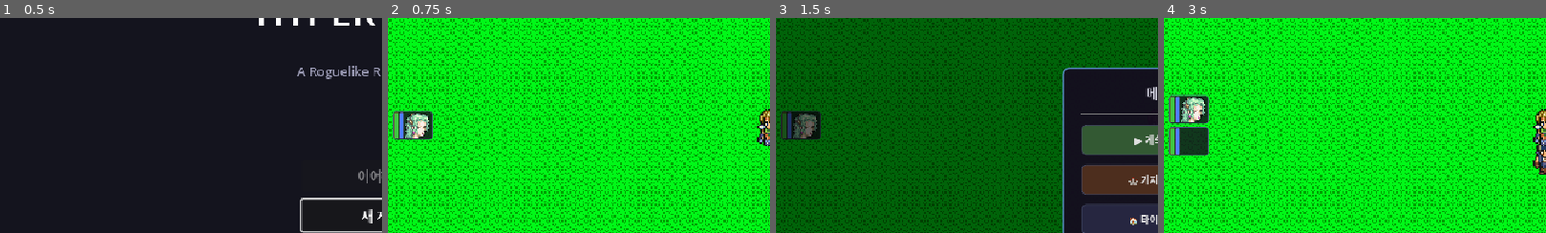
Above: before the commit, frames 1-4 (left to right).
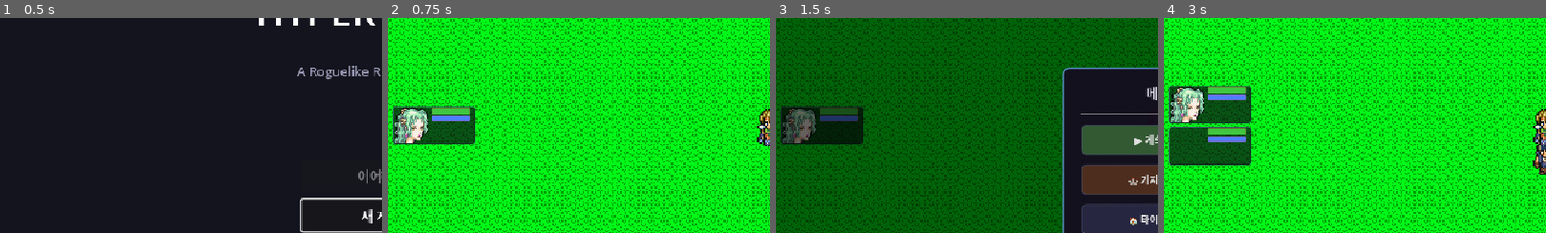
Above: after the commit, the same moments.

Repository: limmmmmmn/Appears-Appears
Game: Godot game, scene res://scenes/main/Main.tscn
Two runs of this game, one before a commit and one after it. Both use one fixed random seed, a clock stepped at 60 frames per second and the inputs below.
Inputs:
- Up to frame 1 (0.5 s): no input
- Up to frame 2 (0.75 s): click "새 게임" at 0.5 s
- Up to frame 3 (1.5 s): click "☰" at 1.25 s
- Up to frame 4 (3 s): click "🏰 철수" at 2 s; click "👤+ 영입" at 2.75 s
The pictures show only the part of the screen within x 0-50%, y 20-70%; the shares and areas given below are measured in that part.

Frame 1 is identical in both runs. In frame 2, 3.8% of the frame differs, in the area x 1-23%, y 40-60%; in frame 3, 3.3%; in frame 4, 7.3%, in the area x 1-23%, y 31-69%.

Commit message:
히어로카드 레이아웃 변경: 페이스칩 좌측 + 가로 HP/MP 바 우측 상단 정렬
- 페이스칩(44x44) 좌측, HP/MP 바 우측 가로배치
- 바를 페이스칩 상단에 맞춰 정렬 (size_flags_vertical = 0)
- HP 바 48x8, MP 바 48x6 (가로 방향, fill_mode 기본값)
- CardsContainer 너비 110px로 확장

https://claude.ai/code/session_01LzmX6vSTcWcWe1rR4SRP8n

Diff:
--- a/scenes/ui/BottomPartyCards.tscn
+++ b/scenes/ui/BottomPartyCards.tscn
@@ -17,7 +17,7 @@
 anchor_top = 0.25
 anchor_bottom = 0.65
 offset_left = 6.0
-offset_right = 56.0
+offset_right = 110.0
 grow_vertical = 2
 alignment = 1
 theme_override_constants/separation = 4
--- a/scenes/ui/HeroCard.tscn
+++ b/scenes/ui/HeroCard.tscn
@@ -7,19 +7,19 @@
 content_margin_top = 2.0
 content_margin_right = 2.0
 content_margin_bottom = 2.0
-bg_color = Color(0.08, 0.08, 0.12, 0.85)
+bg_color = Color(0.05, 0.05, 0.08, 0.7)
 border_width_left = 1
 border_width_top = 1
 border_width_right = 1
 border_width_bottom = 1
-border_color = Color(0.3, 0.35, 0.5, 0.7)
+border_color = Color(0.25, 0.3, 0.45, 0.5)
 corner_radius_top_left = 3
 corner_radius_top_right = 3
 corner_radius_bottom_left = 3
 corner_radius_bottom_right = 3
 
 [node name="HeroCard" type="Control"]
-custom_minimum_size = Vector2(0, 36)
+custom_minimum_size = Vector2(0, 48)
 mouse_filter = 2
 script = ExtResource("1_script")
 
@@ -35,13 +35,25 @@
 
 [node name="HBox" type="HBoxContainer" parent="Panel"]
 layout_mode = 2
+theme_override_constants/separation = 3
+
+[node name="FaceChip" type="TextureRect" parent="Panel/HBox"]
+unique_name_in_owner = true
+layout_mode = 2
+custom_minimum_size = Vector2(44, 44)
+expand_mode = 1
+stretch_mode = 5
+
+[node name="BarVBox" type="VBoxContainer" parent="Panel/HBox"]
+layout_mode = 2
+size_flags_vertical = 0
 theme_override_constants/separation = 2
 
-[node name="HPBarWrap" type="Control" parent="Panel/HBox"]
+[node name="HPBarWrap" type="Control" parent="Panel/HBox/BarVBox"]
 layout_mode = 2
-custom_minimum_size = Vector2(5, 32)
+custom_minimum_size = Vector2(48, 8)
 
-[node name="HPBarGhost" type="ProgressBar" parent="Panel/HBox/HPBarWrap"]
+[node name="HPBarGhost" type="ProgressBar" parent="Panel/HBox/BarVBox/HPBarWrap"]
 unique_name_in_owner = true
 layout_mode = 1
 anchors_preset = 15
@@ -51,10 +63,9 @@
 grow_vertical = 2
 max_value = 100.0
 value = 100.0
-fill_mode = 3
 show_percentage = false
 
-[node name="HPBar" type="ProgressBar" parent="Panel/HBox/HPBarWrap"]
+[node name="HPBar" type="ProgressBar" parent="Panel/HBox/BarVBox/HPBarWrap"]
 unique_name_in_owner = true
 layout_mode = 1
 anchors_preset = 15
@@ -64,14 +75,13 @@
 grow_vertical = 2
 max_value = 100.0
 value = 100.0
-fill_mode = 3
 show_percentage = false
 
-[node name="MPBarWrap" type="Control" parent="Panel/HBox"]
+[node name="MPBarWrap" type="Control" parent="Panel/HBox/BarVBox"]
 layout_mode = 2
-custom_minimum_size = Vector2(4, 32)
+custom_minimum_size = Vector2(48, 6)
 
-[node name="MPBarGhost" type="ProgressBar" parent="Panel/HBox/MPBarWrap"]
+[node name="MPBarGhost" type="ProgressBar" parent="Panel/HBox/BarVBox/MPBarWrap"]
 unique_name_in_owner = true
 layout_mode = 1
 anchors_preset = 15
@@ -81,10 +91,9 @@
 grow_vertical = 2
 max_value = 100.0
 value = 100.0
-fill_mode = 3
 show_percentage = false
 
-[node name="MPBar" type="ProgressBar" parent="Panel/HBox/MPBarWrap"]
+[node name="MPBar" type="ProgressBar" parent="Panel/HBox/BarVBox/MPBarWrap"]
 unique_name_in_owner = true
 layout_mode = 1
 anchors_preset = 15
@@ -94,12 +103,4 @@
 grow_vertical = 2
 max_value = 100.0
 value = 100.0
-fill_mode = 3
 show_percentage = false
-
-[node name="FaceChip" type="TextureRect" parent="Panel/HBox"]
-unique_name_in_owner = true
-layout_mode = 2
-custom_minimum_size = Vector2(32, 32)
-expand_mode = 1
-stretch_mode = 5
--- a/scripts/ui/field/HeroCard.gd
+++ b/scripts/ui/field/HeroCard.gd
@@ -1,7 +1,7 @@
 extends Control
 class_name HeroCard
-## 개별 영웅 카드 (페이스칩 + 세로 HP/MP 바)
-## 레이아웃: [HP바][MP바][페이스칩] - 가로 배치, 세로 스택
+## 개별 영웅 카드 (페이스칩 + 가로 HP/MP 바)
+## 레이아웃: [페이스칩][HP바/MP바] - 페이스칩 좌측, 바 우측 상단 정렬
 
 const HP_COLOR_HIGH := Color(0.25, 0.78, 0.25)
 const HP_COLOR_MID  := Color(0.92, 0.72, 0.2)
